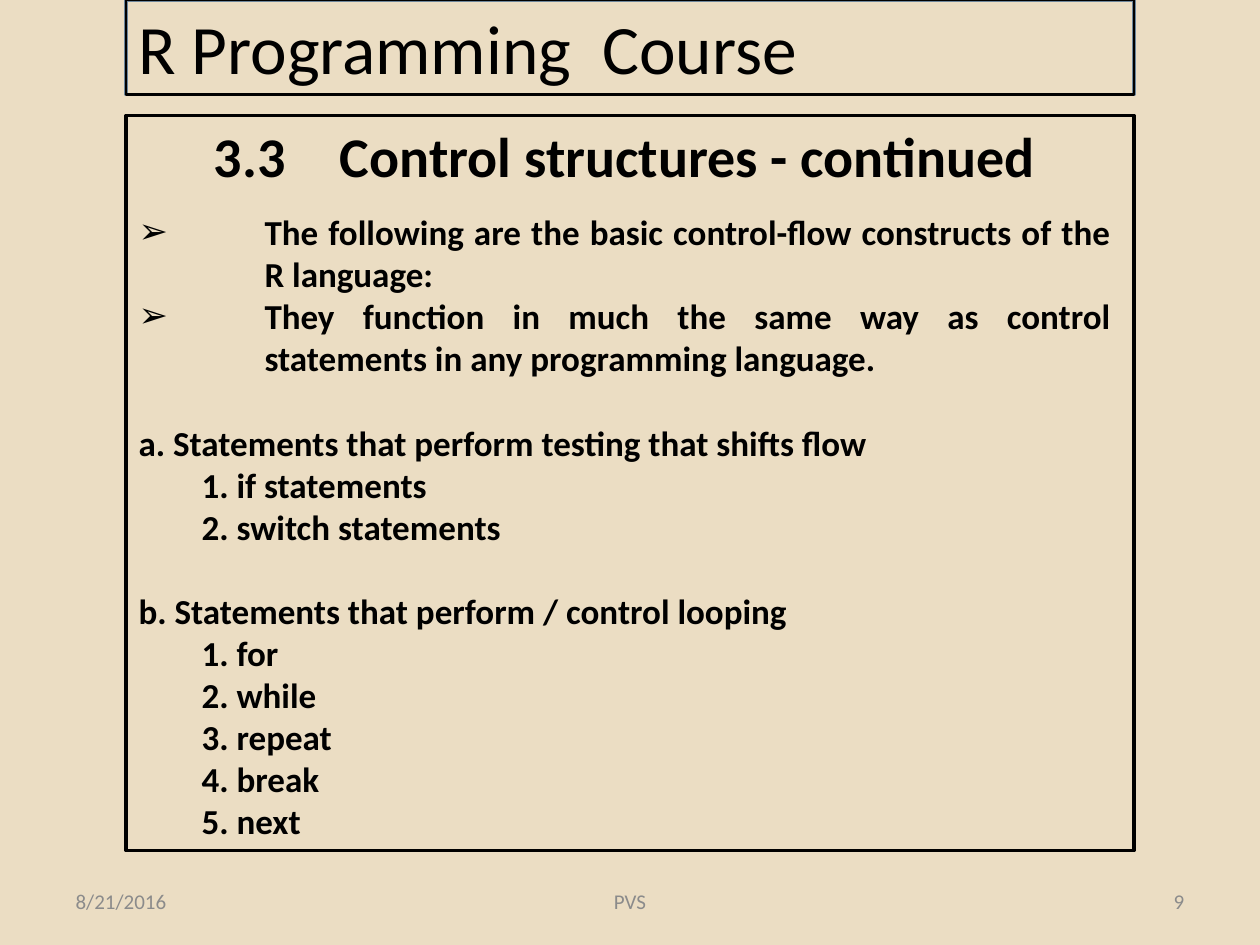
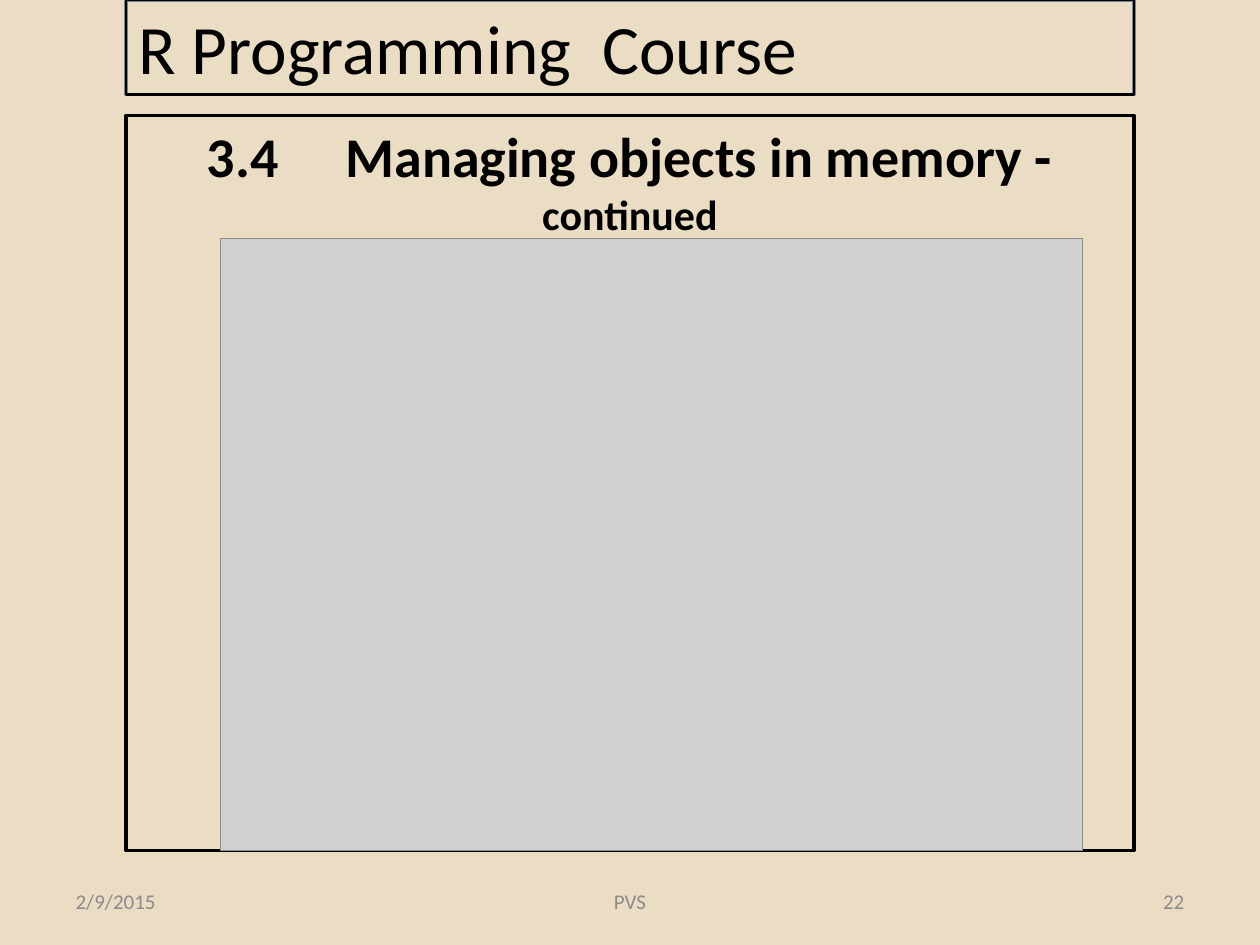
Before and after one commit to pvs-greatlakes/R-materials, a slide deck: slide 22 of R Programming_Lessons_3.pptx (slide 9 before the commit). Drawn at 1260x945 pixels with LibreOffice and Linux fonts; fonts in the diff are those of the drawing; grey boxes stand for pictures; background and template pictures are left out. Boxes give left, top, right and bottom in pixels: in the first picture for what was removed or moved away, otherwise in the second. Text is boxed around its words. In the diff, an @@ line names an element or a change of style, - is before the commit and + after.

```diff
--- a/R Programming_Lessons_3.pptx
+++ b/R Programming_Lessons_3.pptx
@@ text at box(207, 137, 1022, 239): text changed @@
-  3.3 Control structures - continued
+  3.4 Managing objects in memory - continued
@@ text removed at box(139, 220, 1110, 835) @@
-➢ The following are the basic control-flow constructs of the R language:
-➢ They function in much the same way as control statements in any programming language.
-a. Statements that perform testing that shifts flow
-  1. if statements
-  2. switch statements
-b. Statements that perform / control looping
-  1. for
-  2. while
-  3. repeat
-  4. break
-  5. next
@@ picture added at box(220, 239, 1082, 850) @@
@@ text at box(76, 894, 156, 910): text changed @@
-8/21/2016
+2/9/2015
@@ page number at box(1163, 895, 1184, 909): text changed @@
-9
+22
```
Also in this commit, not shown: 24 other slides changed, 25 slides added, 23 slides removed, 6 other files.
